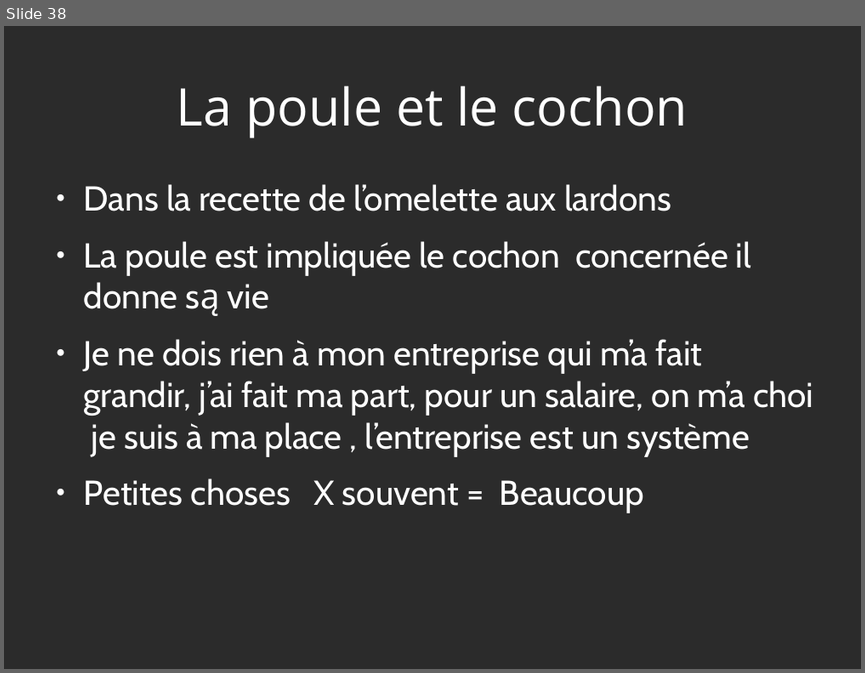
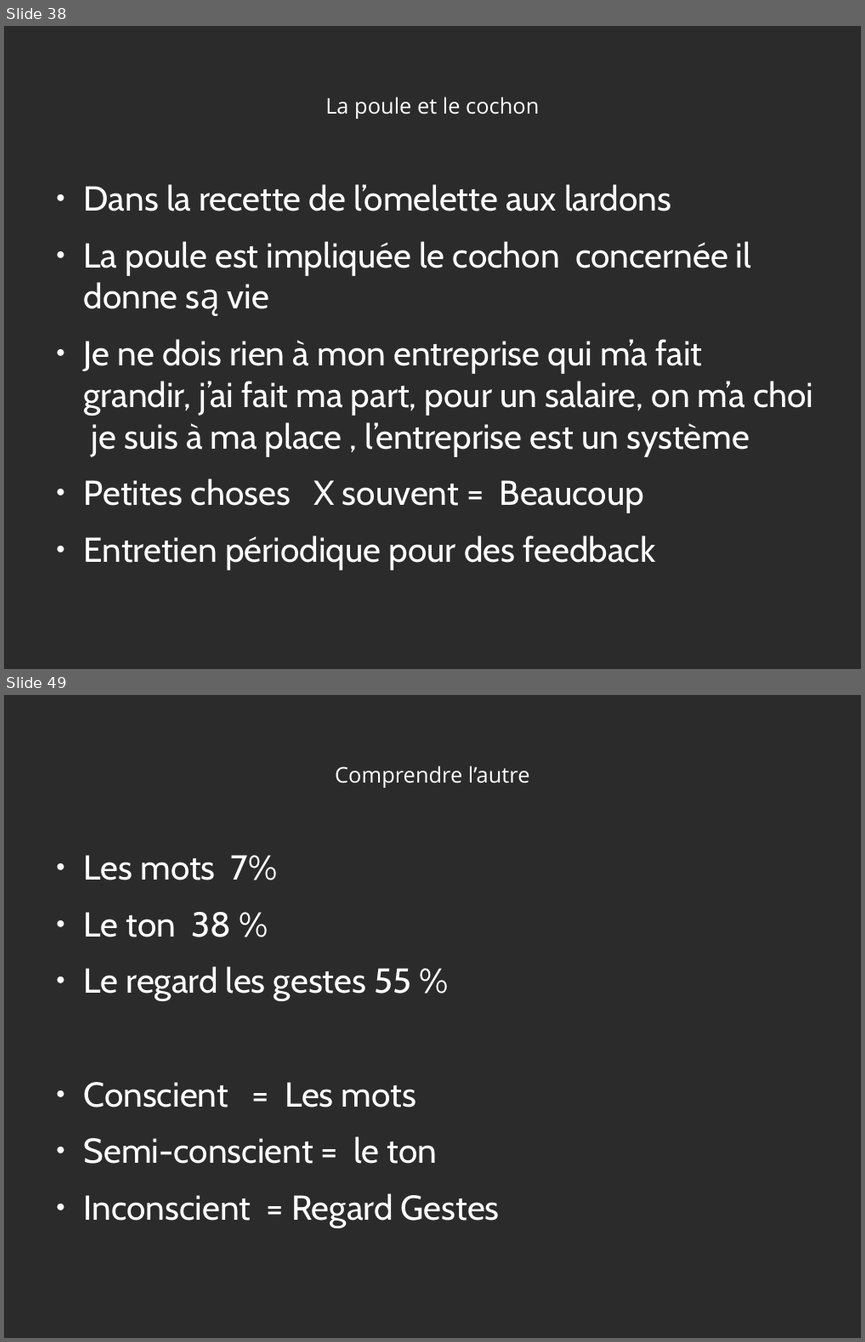
Before and after one commit to heylve/current, a slide deck: admin_perso/germe_formation.odp. Shown one above the other, each under a label of ours: slide 38 before the commit, slides 38 and 49 after it; the slides between them are not shown. The pictures are 865x673 and 865x1342 pixels, drawn with LibreOffice and Linux fonts; fonts in the diff are those of the drawing; background and template pictures are left out; a plain dark background stands for a picture behind light text. Boxes give left, top, right and bottom in pixels: in the first picture for what was removed or moved away, otherwise in the second. Text is boxed around its words. In the diff, an @@ line names an element or a change of style, - is before the commit and + after.

```diff
--- a/admin_perso/germe_formation.odp
+++ b/admin_perso/germe_formation.odp
@@ slide 49 added at <box>4,695,861,1338</box>, background picture (left out) @@
@@ title added at <box>335,766,530,788</box>, 20 pt, text #FFFFFF @@
+Comprendre l’autre
@@ text added at <box>84,855,500,1227</box>, 32 pt, text #FFFFFF @@
+● Les mots 7%
+● Le ton 38 %
+● Le regard les gestes 55 %
+● Conscient = Les mots
+● Semi-conscient = le ton
+● Inconscient = Regard Gestes
@@ slide 38 changed as well @@
@@ title "La poule et le cochon" at <box>325,97,539,119</box>: size 48 to 20 pt @@
@@ text at <box>84,535,656,569</box>: paragraph added @@
+● Entretien périodique pour des feedback
```
Also in this commit, not shown: 36 other slides changed, 25 other slides added, 1 other file.
